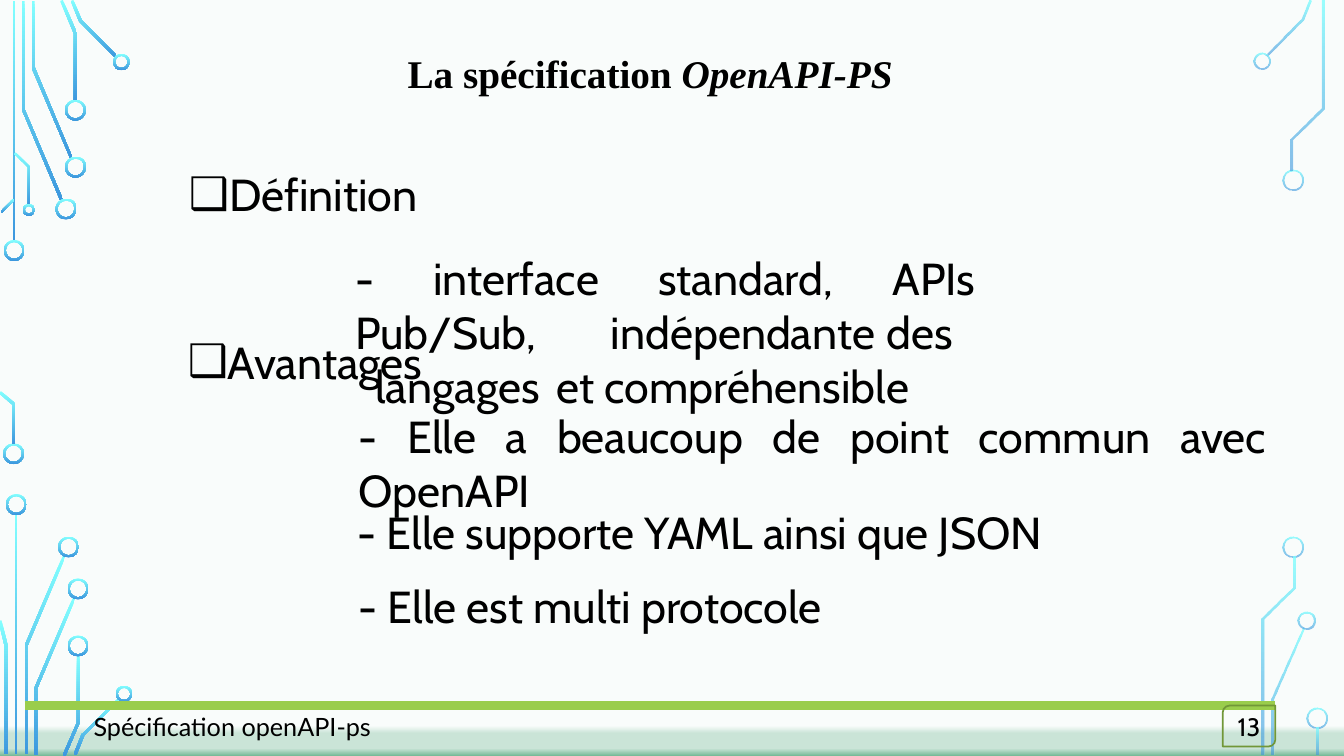
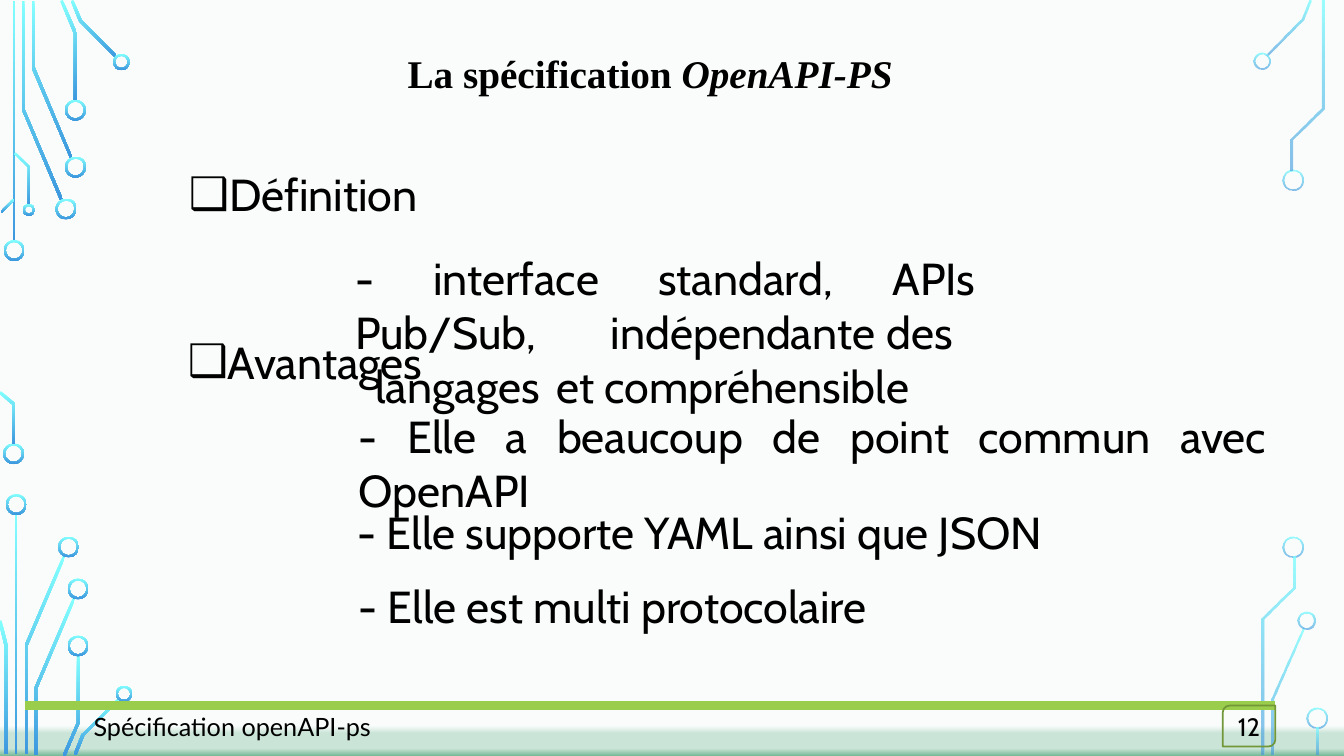
Before and after one commit to OA-Souleymane/MyGitHub-Files, a slide deck: slide 12 of Chapitres/mémoire/diapoMemoire.pptx. Drawn at 1344x756 pixels with LibreOffice and Linux fonts; fonts in the diff are those of the drawing; background and template pictures are left out. Boxes give left, top, right and bottom in pixels: in the first picture for what was removed or moved away, otherwise in the second. Text is boxed around its words. In the diff, an @@ line names an element or a change of style, - is before the commit and + after.

```diff
--- a/Chapitres/mémoire/diapoMemoire.pptx
+++ b/Chapitres/mémoire/diapoMemoire.pptx
@@ text at [388, 589, 867, 633]: text changed @@
-- Elle est multi protocole
+- Elle est multi protocolaire
@@ text in round diag rect at [1238, 715, 1260, 736]: text changed @@
-13
+12
```
Also in this commit, not shown: 11 other slides changed, 1 slide removed, 7 other files.
